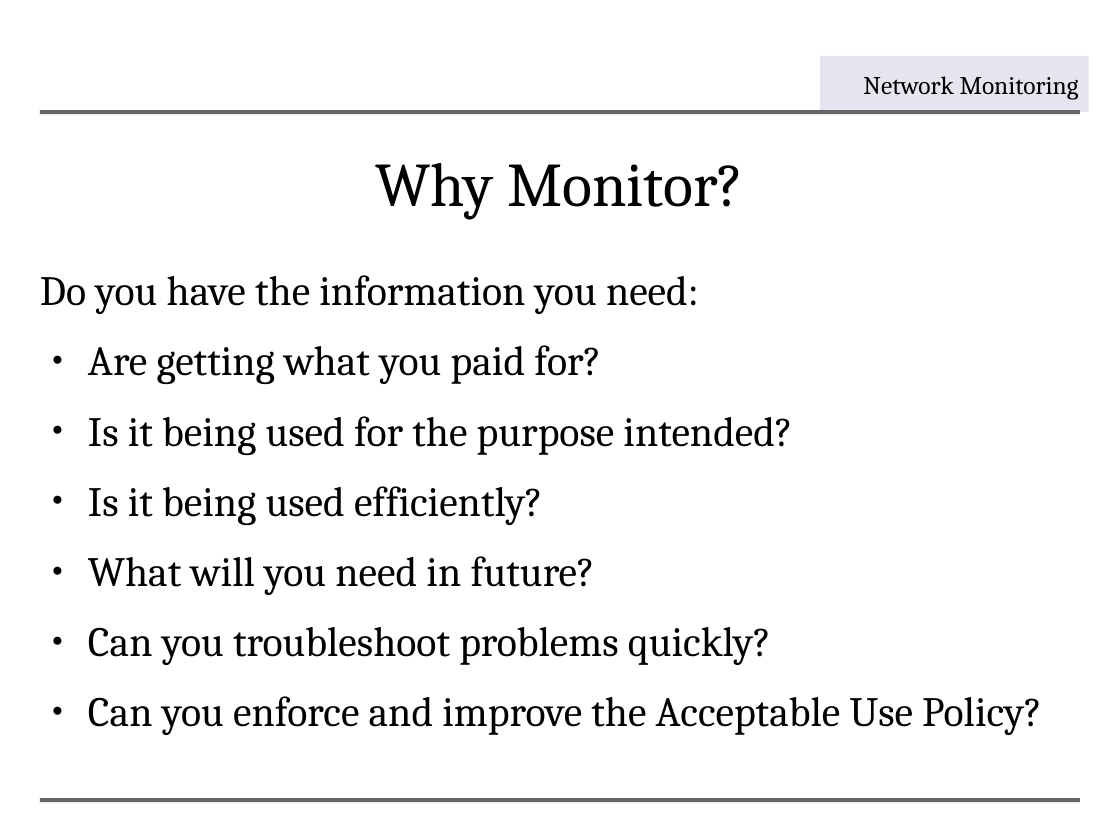
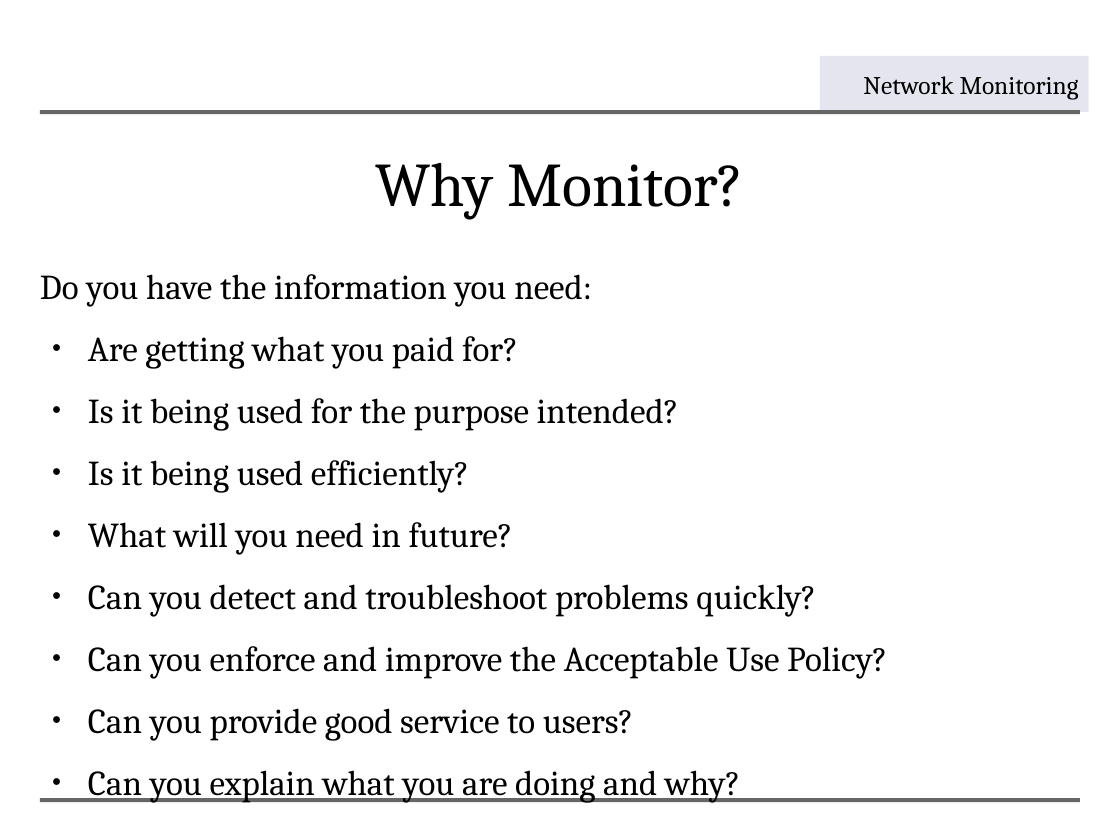
Before and after one commit to aptivate/inaspmaterials, a slide deck: slide 4 of generated/Network_Management/Unit_7_Network_Monitoring/Unit_7_Presentation.rst.odp. Drawn at 1120x840 pixels with LibreOffice and Linux fonts; fonts in the diff are those of the drawing; background and template pictures are left out. Boxes give left, top, right and bottom in pixels: in the first picture for what was removed or moved away, otherwise in the second. Text is boxed around its words. In the diff, an @@ line names an element or a change of style, - is before the commit and + after.

```diff
--- a/generated/Network_Management/Unit_7_Network_Monitoring/Unit_7_Presentation.rst.odp
+++ b/generated/Network_Management/Unit_7_Network_Monitoring/Unit_7_Presentation.rst.odp
@@ text at (40, 274, 887, 679): size 29.6 to 24.8 pt in "Do you have the information you need:", "Are getting what you paid for?", "Is it being used for the purpose ...", "Is it being used efficiently?" and 2 more places @@
@@ text at (88, 584, 816, 617): text changed; size 29.6 to 24.8 pt @@
-● Can you troubleshoot problems quickly?
+● Can you detect and troubleshoot problems quickly?
@@ text at (88, 708, 740, 803): paragraphs added @@
+● Can you provide good service to users?
+● Can you explain what you are doing and why?
```
Also in this commit, not shown: 9 other slides changed, 19 slides added, 12 other files.
